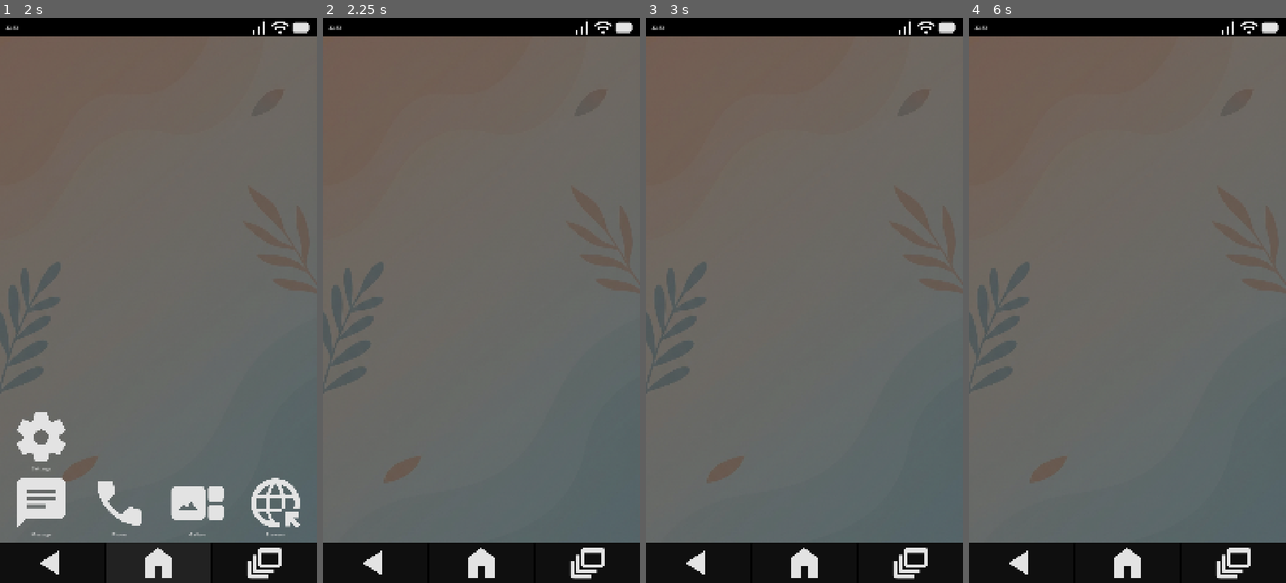
Above: before the commit, frames 1-4 (left to right).
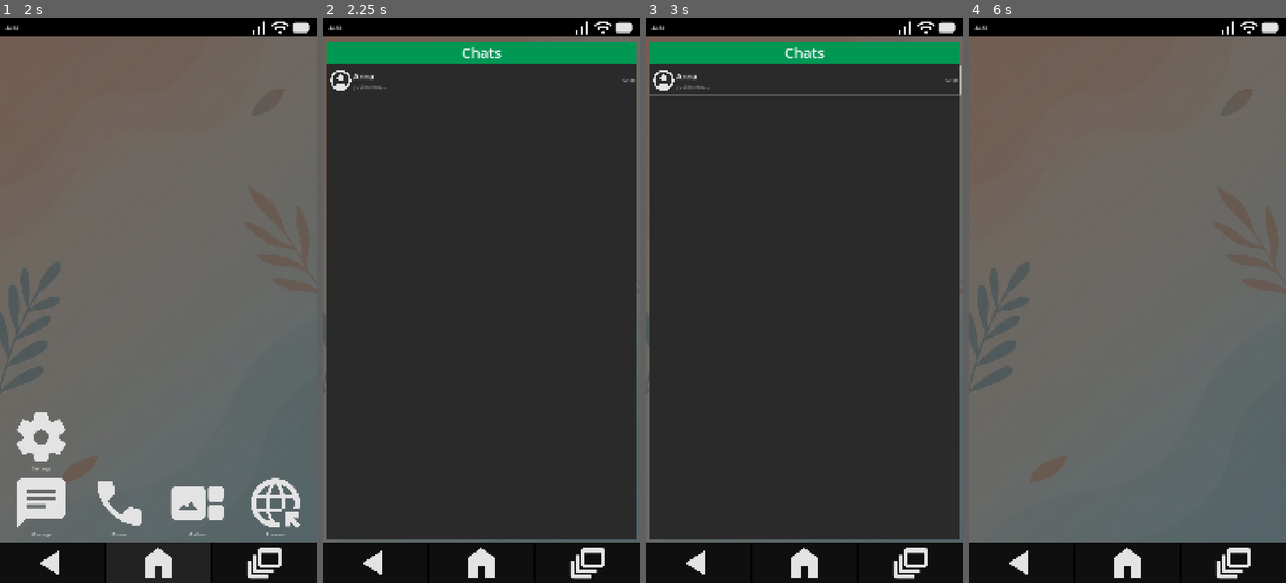
Above: after the commit, the same moments.

Repository: AlfredoCamarena/GD-Phone
Game: Godot game, scene res://_System/Main/main.tscn
Same seed, same stepped clock (60 frames per second), same inputs: the game is played once before the commit and once after it.
Inputs (mouse positions are in pixels of both pictures, inside the frame that each line leads up to):
- Up to frame 1 (2 s): click "Settings" at 0.5 s; click (158, 560) at 1.25 s
- Up to frame 2 (2.25 s): click "Message" at 2 s
- Up to frame 3 (3 s): click (804, 80) at 2.77 s
- Up to frame 4 (6 s): click (1232, 560) at 3.5 s; click (1127, 80) at 4.27 s; click (1127, 560) at 5 s; click "Phone" at 5.75 s

Frame 1 is identical in both runs. In frame 2, 86% of the frame differs, in the area x 1-99%, y 4-93%; in frame 3, 86%; in frame 4, nothing differs.
Error in both runs: Cannot call method 'instantiate' on a null value. (res://_System/Main/main.gd:21)

Commit message:
Add chat list

Diff:
--- a/Apps/0_Home/home_app.tscn
+++ b/Apps/0_Home/home_app.tscn
@@ -1,13 +1,14 @@
-[gd_scene load_steps=7 format=3 uid="uid://dxh4bc7d5x1sv"]
+[gd_scene load_steps=8 format=3 uid="uid://dxh4bc7d5x1sv"]
 
 [ext_resource type="PackedScene" uid="uid://cudkmk2hvfj57" path="res://Prefabs/AppIcon/app_icon.tscn" id="1_23q5x"]
 [ext_resource type="Texture2D" uid="uid://mxrcjhfkf1o7" path="res://_Assets/App Icons 256x265/message_app_icon.png" id="2_4h0ds"]
 [ext_resource type="Texture2D" uid="uid://cmc8b48g7y2p" path="res://_Assets/App Icons 256x265/phone_app_icon.png" id="3_dqfns"]
 [ext_resource type="Texture2D" uid="uid://bsl4l0x2dt81i" path="res://_Assets/App Icons 256x265/gallery_app_icon.png" id="4_4j4ky"]
+[ext_resource type="PackedScene" uid="uid://c0lrb1smu1a8w" path="res://Apps/1_Chat/chat_list.tscn" id="4_6o7eo"]
 [ext_resource type="Texture2D" uid="uid://c3ljkvgrcrrdr" path="res://_Assets/App Icons 256x265/browser_app_icon.png" id="5_pb8ib"]
 [ext_resource type="Texture2D" uid="uid://b6p0abcgr5qtw" path="res://_Assets/App Icons 256x265/settings_app_icon.png" id="6_iyp04"]
 
-[node name="Control" type="Control"]
+[node name="HomeApp" type="Control"]
 layout_mode = 3
 anchors_preset = 15
 anchor_right = 1.0
@@ -15,7 +16,7 @@
 grow_horizontal = 2
 grow_vertical = 2
 
-[node name="HomeApp" type="VBoxContainer" parent="."]
+[node name="VBoxContainer" type="VBoxContainer" parent="."]
 layout_mode = 1
 anchors_preset = 12
 anchor_top = 1.0
@@ -28,61 +29,62 @@
 size_flags_vertical = 4
 alignment = 2
 
-[node name="Row3" type="HBoxContainer" parent="HomeApp"]
+[node name="Row3" type="HBoxContainer" parent="VBoxContainer"]
 layout_mode = 2
 
-[node name="AppIcon" parent="HomeApp/Row3" instance=ExtResource("1_23q5x")]
+[node name="AppIcon" parent="VBoxContainer/Row3" instance=ExtResource("1_23q5x")]
 layout_mode = 2
 
-[node name="AppIcon2" parent="HomeApp/Row3" instance=ExtResource("1_23q5x")]
+[node name="AppIcon2" parent="VBoxContainer/Row3" instance=ExtResource("1_23q5x")]
 layout_mode = 2
 
-[node name="AppIcon3" parent="HomeApp/Row3" instance=ExtResource("1_23q5x")]
+[node name="AppIcon3" parent="VBoxContainer/Row3" instance=ExtResource("1_23q5x")]
 layout_mode = 2
 
-[node name="AppIcon4" parent="HomeApp/Row3" instance=ExtResource("1_23q5x")]
+[node name="AppIcon4" parent="VBoxContainer/Row3" instance=ExtResource("1_23q5x")]
 layout_mode = 2
 
-[node name="Row2" type="HBoxContainer" parent="HomeApp"]
+[node name="Row2" type="HBoxContainer" parent="VBoxContainer"]
 layout_mode = 2
 
-[node name="SettingsIcon" parent="HomeApp/Row2" instance=ExtResource("1_23q5x")]
+[node name="SettingsIcon" parent="VBoxContainer/Row2" instance=ExtResource("1_23q5x")]
 layout_mode = 2
 disabled = false
 text = "Settings"
 icon = ExtResource("6_iyp04")
 
-[node name="AppIcon" parent="HomeApp/Row2" instance=ExtResource("1_23q5x")]
+[node name="AppIcon" parent="VBoxContainer/Row2" instance=ExtResource("1_23q5x")]
 layout_mode = 2
 
-[node name="AppIcon2" parent="HomeApp/Row2" instance=ExtResource("1_23q5x")]
+[node name="AppIcon2" parent="VBoxContainer/Row2" instance=ExtResource("1_23q5x")]
 layout_mode = 2
 
-[node name="AppIcon3" parent="HomeApp/Row2" instance=ExtResource("1_23q5x")]
+[node name="AppIcon3" parent="VBoxContainer/Row2" instance=ExtResource("1_23q5x")]
 layout_mode = 2
 
-[node name="Row1" type="HBoxContainer" parent="HomeApp"]
+[node name="Row1" type="HBoxContainer" parent="VBoxContainer"]
 layout_mode = 2
 
-[node name="MessageIcon" parent="HomeApp/Row1" instance=ExtResource("1_23q5x")]
+[node name="MessageIcon" parent="VBoxContainer/Row1" instance=ExtResource("1_23q5x")]
 layout_mode = 2
 disabled = false
 text = "Message"
 icon = ExtResource("2_4h0ds")
+app_scene = ExtResource("4_6o7eo")
 
-[node name="PhoneIcon" parent="HomeApp/Row1" instance=ExtResource("1_23q5x")]
+[node name="PhoneIcon" parent="VBoxContainer/Row1" instance=ExtResource("1_23q5x")]
 layout_mode = 2
 disabled = false
 text = "Phone"
 icon = ExtResource("3_dqfns")
 
-[node name="GalleryIcon" parent="HomeApp/Row1" instance=ExtResource("1_23q5x")]
+[node name="GalleryIcon" parent="VBoxContainer/Row1" instance=ExtResource("1_23q5x")]
 layout_mode = 2
 disabled = false
 text = "Gallery"
 icon = ExtResource("4_4j4ky")
 
-[node name="BrowserIcon" parent="HomeApp/Row1" instance=ExtResource("1_23q5x")]
+[node name="BrowserIcon" parent="VBoxContainer/Row1" instance=ExtResource("1_23q5x")]
 layout_mode = 2
 disabled = false
 text = "Browser"
--- /dev/null
+++ b/Apps/1_Chat/chat_list.gd
@@ -0,0 +1,34 @@
+extends Control
+
+const CONTACT_ROW_SCENE := preload("uid://f447clfv0fb1")
+const CHATS_PATH = "res://Data/Chats/"
+
+@onready var chats_container: VBoxContainer = %ChatsContainer
+
+func _ready() -> void:
+	for child in chats_container.get_children():
+		child.queue_free()
+
+	var dir := DirAccess.open(CHATS_PATH)
+	dir.list_dir_begin()
+
+	var file_name := dir.get_next()
+	while file_name != "":
+		if file_name.ends_with(".tres") or file_name.ends_with(".remap"):
+			var clean_name := file_name.replace(".remap", "")
+			var resource := load(CHATS_PATH + clean_name) as ChatData
+			if resource:
+				create_row(resource)
+		file_name = dir.get_next()
+
+
+func create_row(data: ChatData) -> void:
+	var new_row := CONTACT_ROW_SCENE.instantiate() as ChatRow
+	chats_container.add_child(new_row)
+	new_row.setup(data)
+	new_row.chat_selected.connect(_on_chat_selected)
+
+
+func _on_chat_selected(data: ChatData) -> void:
+	print("Abrir conversación con: " + data.contact_name)
+	# AQUÍ (en el futuro) le diremos al Main que cambie de pantalla a la vista de chat
--- /dev/null
+++ b/Apps/1_Chat/chat_list.tscn
@@ -0,0 +1,54 @@
+[gd_scene load_steps=3 format=3 uid="uid://c0lrb1smu1a8w"]
+
+[ext_resource type="Script" uid="uid://ctmox3gwa2q8m" path="res://Apps/1_Chat/chat_list.gd" id="1_cexnv"]
+
+[sub_resource type="StyleBoxFlat" id="StyleBoxFlat_yywdv"]
+bg_color = Color(0, 0.5921569, 0.3254902, 1)
+
+[node name="ChatList" type="Control"]
+layout_mode = 3
+anchors_preset = 15
+anchor_right = 1.0
+anchor_bottom = 1.0
+grow_horizontal = 2
+grow_vertical = 2
+script = ExtResource("1_cexnv")
+
+[node name="Background" type="ColorRect" parent="."]
+layout_mode = 1
+anchors_preset = 15
+anchor_right = 1.0
+anchor_bottom = 1.0
+grow_horizontal = 2
+grow_vertical = 2
+color = Color(0.1656574, 0.165656, 0.16565639, 1)
+
+[node name="VBoxContainer" type="VBoxContainer" parent="."]
+layout_mode = 1
+anchors_preset = 15
+anchor_right = 1.0
+anchor_bottom = 1.0
+grow_horizontal = 2
+grow_vertical = 2
+
+[node name="Header" type="PanelContainer" parent="VBoxContainer"]
+custom_minimum_size = Vector2(0, 80)
+layout_mode = 2
+theme_override_styles/panel = SubResource("StyleBoxFlat_yywdv")
+
+[node name="TitleLabel" type="Label" parent="VBoxContainer/Header"]
+layout_mode = 2
+theme_override_font_sizes/font_size = 50
+text = "Chats"
+horizontal_alignment = 1
+vertical_alignment = 1
+
+[node name="ScrollContainer" type="ScrollContainer" parent="VBoxContainer"]
+layout_mode = 2
+size_flags_vertical = 3
+
+[node name="ChatsContainer" type="VBoxContainer" parent="VBoxContainer/ScrollContainer"]
+unique_name_in_owner = true
+layout_mode = 2
+size_flags_horizontal = 3
+size_flags_vertical = 3
--- a/Data/Chats/AnnaChat/_anna_chat.tres
+++ b/Data/Chats/anna_chat.tres
@@ -1,9 +1,9 @@
 [gd_resource type="Resource" script_class="ChatData" load_steps=6 format=3 uid="uid://clov4e5f75fxj"]
 
 [ext_resource type="Script" uid="uid://dbte7kxlkuhtf" path="res://_System/Resources/MessageData.gd" id="1_4bhi4"]
-[ext_resource type="Resource" uid="uid://k3hrrvjf08d4" path="res://Data/Chats/AnnaChat/msg_hola.tres" id="2_ne0hs"]
+[ext_resource type="Resource" uid="uid://k3hrrvjf08d4" path="res://Data/Messages/Anna/msg_hola.tres" id="2_ne0hs"]
 [ext_resource type="Script" uid="uid://r6alea8oi7u3" path="res://_System/Resources/ChatData.gd" id="2_pejcp"]
-[ext_resource type="Resource" uid="uid://06ar1do2hycm" path="res://Data/Chats/AnnaChat/msg_respuesta.tres" id="3_0na06"]
+[ext_resource type="Resource" uid="uid://06ar1do2hycm" path="res://Data/Messages/Anna/msg_respuesta.tres" id="3_0na06"]
 [ext_resource type="Texture2D" uid="uid://fi042hb8xr13" path="res://_Assets/Avatars 256x256/default_avatar.png" id="4_0na06"]
 
 [resource]
--- /dev/null
+++ b/Prefabs/ChatRow/ChatRow.tscn
@@ -0,0 +1,59 @@
+[gd_scene load_steps=3 format=3 uid="uid://f447clfv0fb1"]
+
+[ext_resource type="Script" uid="uid://cixao8ua2cb8r" path="res://Prefabs/ChatRow/chat_row.gd" id="1_xals4"]
+[ext_resource type="Texture2D" uid="uid://fi042hb8xr13" path="res://_Assets/Avatars 256x256/default_avatar.png" id="1_yf8o3"]
+
+[node name="ChatRow" type="Button"]
+custom_minimum_size = Vector2(0, 100)
+anchors_preset = 10
+anchor_right = 1.0
+offset_bottom = 8.0
+grow_horizontal = 2
+flat = true
+script = ExtResource("1_xals4")
+
+[node name="MarginContainer" type="MarginContainer" parent="."]
+layout_mode = 1
+anchors_preset = 15
+anchor_right = 1.0
+anchor_bottom = 1.0
+grow_horizontal = 2
+grow_vertical = 2
+theme_override_constants/margin_left = 10
+theme_override_constants/margin_top = 10
+theme_override_constants/margin_right = 10
+theme_override_constants/margin_bottom = 10
+
+[node name="HBoxContainer" type="HBoxContainer" parent="MarginContainer"]
+layout_mode = 2
+
+[node name="Avatar" type="TextureRect" parent="MarginContainer/HBoxContainer"]
+unique_name_in_owner = true
+custom_minimum_size = Vector2(80, 80)
+layout_mode = 2
+texture = ExtResource("1_yf8o3")
+expand_mode = 1
+stretch_mode = 5
+
+[node name="ChatInfo" type="VBoxContainer" parent="MarginContainer/HBoxContainer"]
+layout_mode = 2
+size_flags_horizontal = 3
+alignment = 1
+
+[node name="NameLabel" type="Label" parent="MarginContainer/HBoxContainer/ChatInfo"]
+unique_name_in_owner = true
+layout_mode = 2
+theme_type_variation = &"HeaderLarge"
+text = "Nombre"
+
+[node name="PreviewLabel" type="Label" parent="MarginContainer/HBoxContainer/ChatInfo"]
+unique_name_in_owner = true
+modulate = Color(0.53333336, 0.53333336, 0.53333336, 1)
+layout_mode = 2
+text = "Contenido del mensaje"
+text_overrun_behavior = 5
+
+[node name="TimeLabel" type="Label" parent="MarginContainer/HBoxContainer"]
+modulate = Color(0.7371929, 0.737193, 0.73719275, 1)
+layout_mode = 2
+text = "12:00"
--- /dev/null
+++ b/Prefabs/ChatRow/chat_row.gd
@@ -0,0 +1,26 @@
+class_name ChatRow
+extends Button
+
+signal chat_selected(chat_data: ChatData)
+
+var chat_data: ChatData
+
+@onready var avatar: TextureRect = %Avatar
+@onready var name_label: Label = %NameLabel
+@onready var preview_label: Label = %PreviewLabel
+
+func setup(data: ChatData) -> void:
+	chat_data = data
+
+	name_label.text = data.contact_name
+	if data.profile_pic:
+		avatar.texture = data.profile_pic
+
+	if data.conversation.size() > 0:
+		var last_msg := data.conversation[-1]
+		preview_label.text = last_msg.text
+	else:
+		preview_label.text = ""
+
+func _pressed() -> void:
+	chat_selected.emit(chat_data)
Not shown, added: Apps/1_Chat/chat_list.gd.uid
Renamed: Data/Chats/AnnaChat/msg_hola.tres -> Data/Messages/Anna/msg_hola.tres
Renamed: Data/Chats/AnnaChat/msg_respuesta.tres -> Data/Messages/Anna/msg_respuesta.tres
Not shown, added: Prefabs/ChatRow/chat_row.gd.uid
